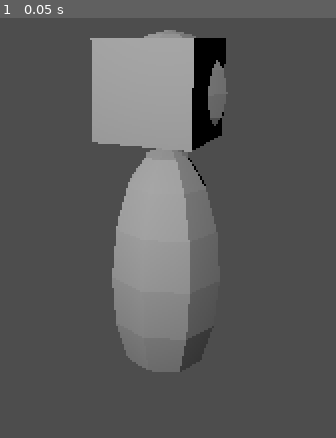
Above: before the commit, frame 1.
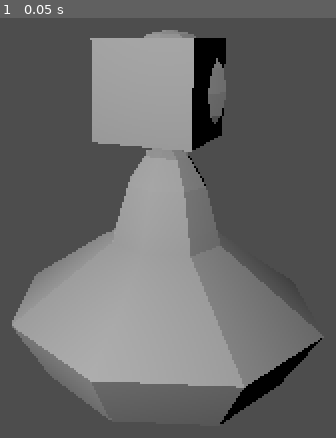
Above: after the commit, the same moment.

Repository: ladybunne/GGJ-2026
Game: Godot game, scene res://KaraStuff/TestScene.tscn
The game is run twice, just before and just after one commit, with the same random seed, the same clock (stepped at 60 frames per second) and the same inputs. This scene is started directly instead of the project's main scene.
Inputs:
- Up to frame 1 (0.05 s): no input

The runs differ from the first frame. In frame 1, 23% of the frame differs, in the area x 3-97%, y 2-97%.

Commit message:
Wire up dancer permutation assignments

Diff:
--- a/KaraStuff/Dancer.gd
+++ b/KaraStuff/Dancer.gd
@@ -4,7 +4,11 @@
 @onready var suit_scene: Node3D = $PrefabSuit
 @onready var mask: Mask = $Mask
 
-@export var mask_data: MaskData
+@export var mask_data: MaskData :
+	set(p_mask_data):
+		mask_data = p_mask_data
+		if mask_data != null:
+			mask_data.debug_print()
 
 @export var dress: bool = true :
 	set(p_dress):
--- a/KaraStuff/Dancer.tscn
+++ b/KaraStuff/Dancer.tscn
@@ -6,7 +6,7 @@
 [ext_resource type="PackedScene" uid="uid://4qxpglrm71ec" path="res://Prefab_Suit.tscn" id="3_rir6l"]
 [ext_resource type="PackedScene" uid="uid://bc8eqeivoavv0" path="res://KaraStuff/Mask.tscn" id="4_rir6l"]
 
-[node name="Dancer" type="Node3D" unique_id=1651563437]
+[node name="Dancer" type="Node3D" unique_id=1651563437 groups=["Dancers"]]
 script = ExtResource("1_fq7e7")
 mask_data = ExtResource("2_kgkpx")
 
--- a/KaraStuff/MaskManager.gd
+++ b/KaraStuff/MaskManager.gd
@@ -8,9 +8,21 @@
 # Initialises all dancers to the initial game state.
 func initialise_dancers() -> void:
 	# Get a list of dancers.
+	var dancers: Array[Dancer]
+	dancers.assign(get_tree().get_nodes_in_group("Dancers"))
 
 	# Get a list of possible permutations.
-	var permutations = MaskData.GetAllPermutations()
+	var permutations: Array[MaskData] = MaskData.GetAllPermutations()
+
+	# If not enough permutations, throw an error.
+	assert(permutations.size() >= dancers.size())
+
+	# For each dancer, get a random permutation.
+	permutations.shuffle()
+	for i in range(0, dancers.size()):
+		dancers[i].mask_data = permutations[i]
+
+
 
 	#print("%s permutations generated." % permutations.size())
 	#print("Printing all permutations.")
--- a/KaraStuff/TestScene.tscn
+++ b/KaraStuff/TestScene.tscn
@@ -8,7 +8,6 @@
 [node name="MaskManager" parent="." unique_id=1794890609 instance=ExtResource("1_kd31s")]
 
 [node name="Dancer" parent="." unique_id=1651563437 instance=ExtResource("2_cruk7")]
-dress = false
 
 [node name="Camera3D" type="Camera3D" parent="." unique_id=770454134]
 transform = Transform3D(0.8980624, -0.058975182, 0.42853665, 0, 0.97450763, 0.22435492, -0.4488557, -0.19880535, 0.8758968, 1.0833169, 1.7366436, 2.8332734)
--- a/project.godot
+++ b/project.godot
@@ -20,6 +20,10 @@
 window/stretch/mode="viewport"
 window/stretch/aspect="expand"
 
+[global_group]
+
+Dancers="Dancer instances."
+
 [physics]
 
 3d/physics_engine="Jolt Physics"
